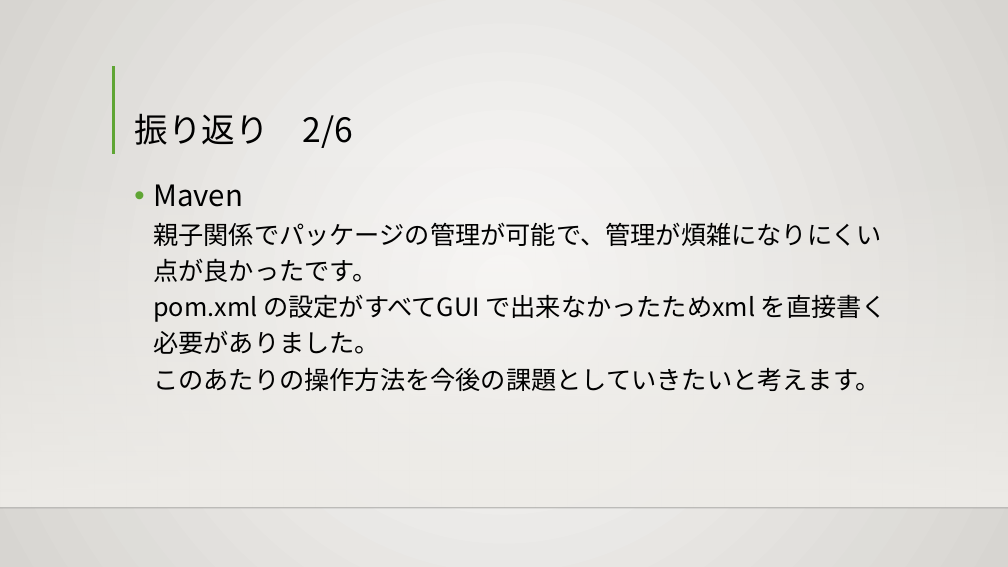
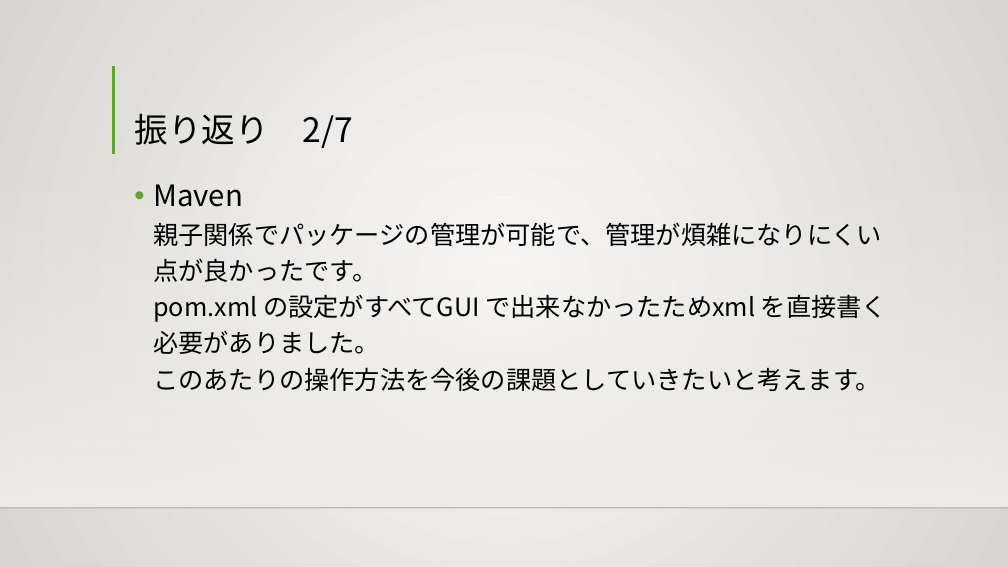
Before and after one commit to yutakanakajima/invoice, a slide deck: slide 4 of Document/WebJava中級_発表資料.pptx. Drawn at 1008x567 pixels with LibreOffice and Linux fonts; fonts in the diff are those of the drawing; background and template pictures are left out. Boxes give left, top, right and bottom in pixels: in the first picture for what was removed or moved away, otherwise in the second. Text is boxed around its words. In the diff, an @@ line names an element or a change of style, - is before the commit and + after.

```diff
--- a/Document/WebJava中級_発表資料.pptx
+++ b/Document/WebJava中級_発表資料.pptx
@@ title at (134, 113, 353, 148): text changed @@
-振り返り 2/6
+振り返り 2/7
```
Also in this commit, not shown: 7 other slides changed, 1 slide added.
